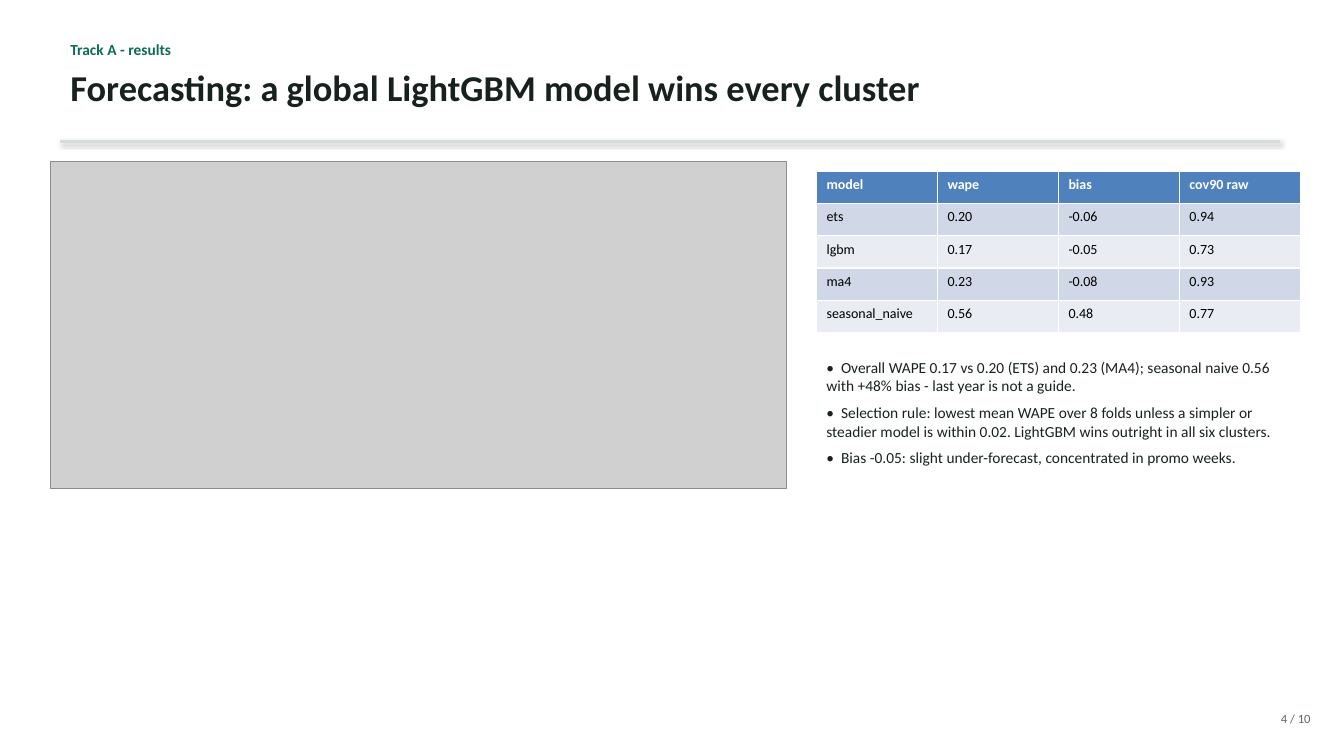
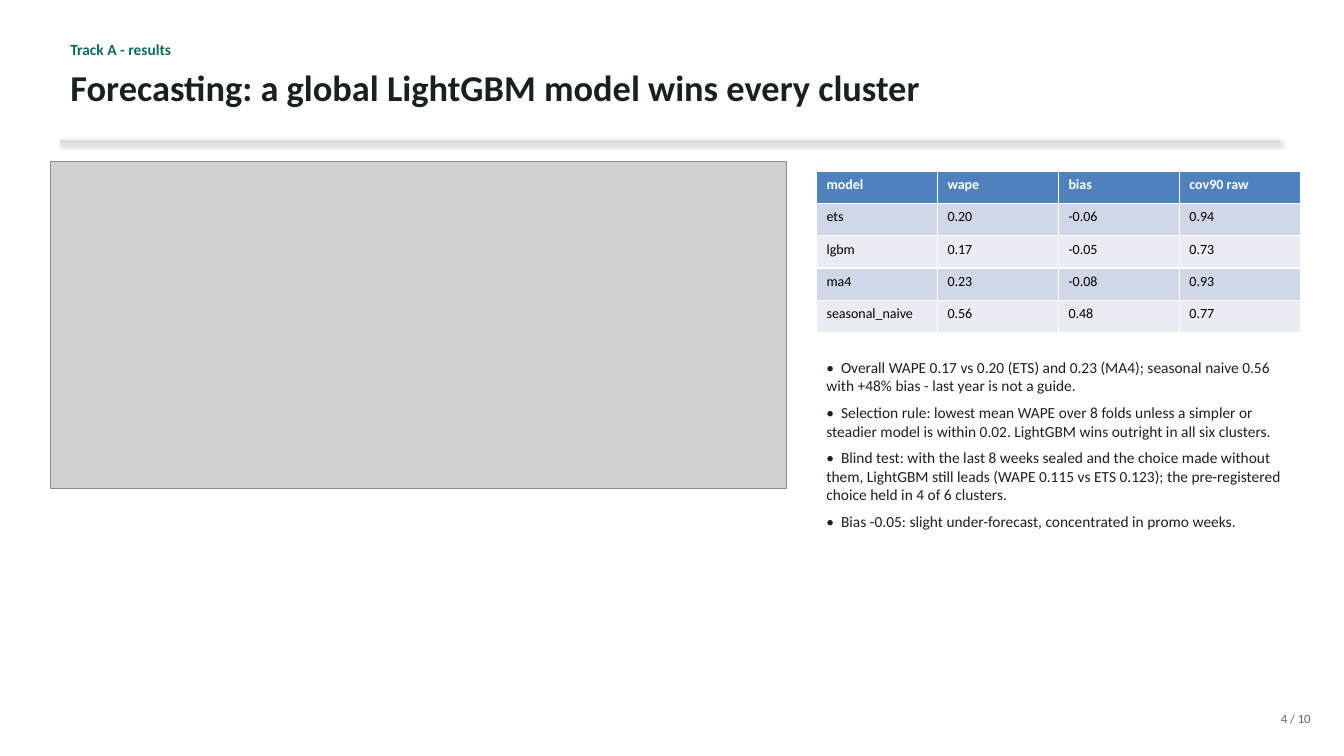
Before and after one commit to mr008/Demand-forecasting-app, a slide deck: slide 4 of reports/deck.pptx. Drawn at 1344x756 pixels with LibreOffice and Linux fonts; fonts in the diff are those of the drawing; grey boxes stand for pictures. Boxes give left, top, right and bottom in pixels: in the first picture for what was removed or moved away, otherwise in the second. Text is boxed around its words. In the diff, an @@ line names an element or a change of style, - is before the commit and + after.

Commit message:
Add blind test stage: sealed last fold, selection made without it
- blindtest.py re-selects the model per cluster using only backtest folds
  whose targets end before the sealed fold, then scores all four models on
  the sealed 8 weeks and reports per-cluster regret; refits nothing
- report, deck, eval gates (42 now), README, CLAUDE.md and tests updated

```diff
--- a/reports/deck.pptx
+++ b/reports/deck.pptx
@@ text at (826,452,1281,500): paragraph added @@
+• Blind test: with the last 8 weeks sealed and the choice made without them, LightGBM still leads (WAPE 0.115 vs ETS 0.123); the pre-registered choice held in 4 of 6 clusters.
```
Also in this commit, not shown: 15 other files.
